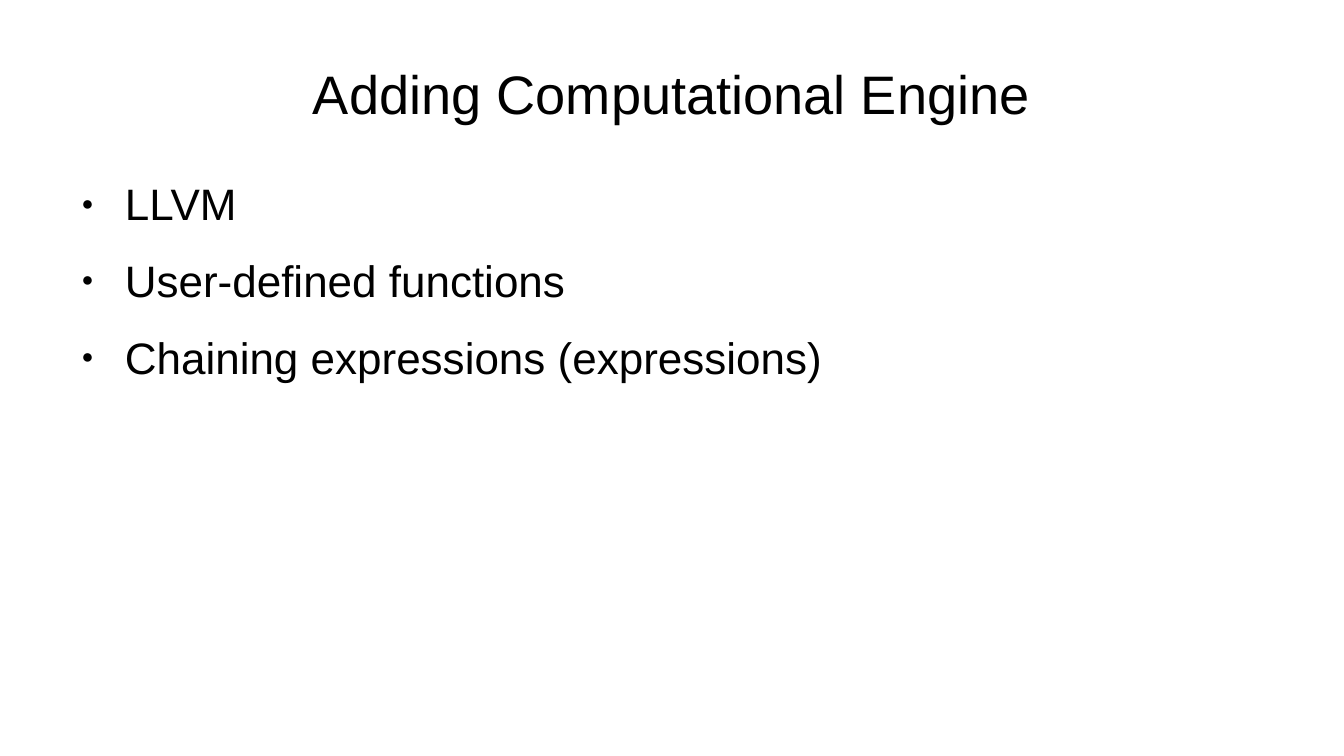
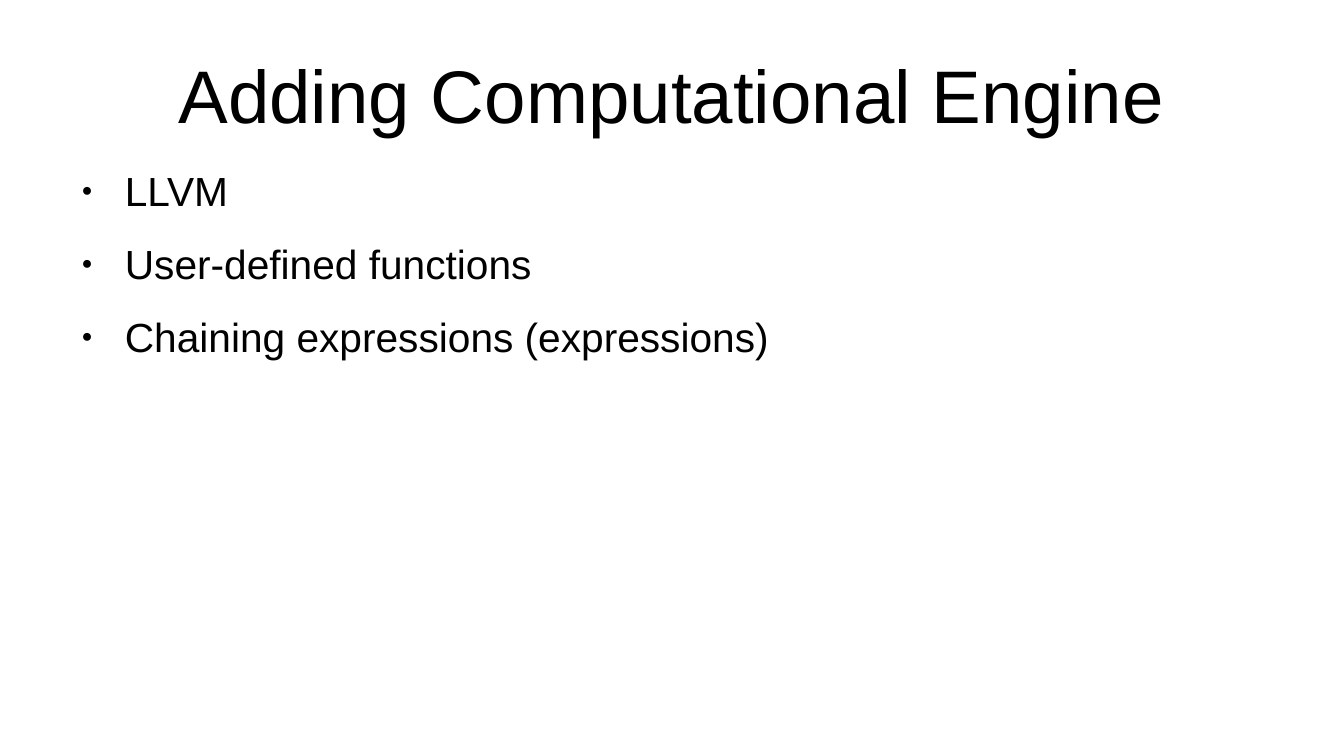
Before and after one commit to inaos/iron-array, a slide deck: slide 19 of decks/pyDataNyc2019.odp. Drawn at 1344x756 pixels with LibreOffice and Linux fonts; fonts in the diff are those of the drawing. Boxes give left, top, right and bottom in pixels: in the first picture for what was removed or moved away, otherwise in the second. Text is boxed around its words. In the diff, an @@ line names an element or a change of style, - is before the commit and + after.

```diff
--- a/decks/pyDataNyc2019.odp
+++ b/decks/pyDataNyc2019.odp
@@ title "Adding Computational Engine" at bbox=[178, 69, 1164, 137]: size 32 to 44 pt @@
@@ text "LLVM": place and size @@
-text "LLVM" at bbox=[125, 189, 822, 383]
+text "LLVM" at bbox=[125, 178, 769, 360]
@@ text "LLVM" at bbox=[125, 178, 769, 360]: size 26 to 24 pt @@
```
Also in this commit, not shown: 20 other slides changed, 1 slide added, 1 slide removed, 1 other file.
